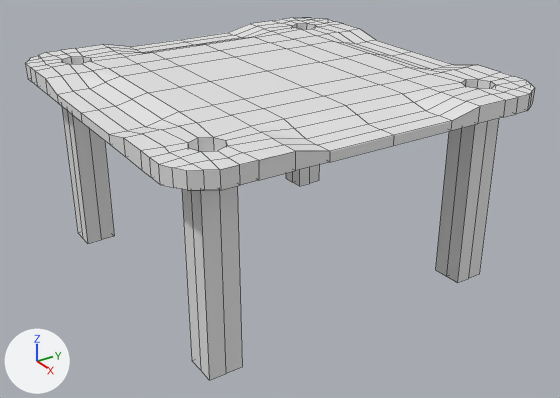
Before and after pictures for a commit that changed the Blender file static/assets/table.blend.
The view is the same before and after, from a camera (50 mm lens) standing at (79.5, -49.8, 26.7) and looking at (2.4, 0.4, -16.6). Every picture has the same lights, and +X, +Y and +Z are marked at lower left. Mesh edges are drawn as thin lines.
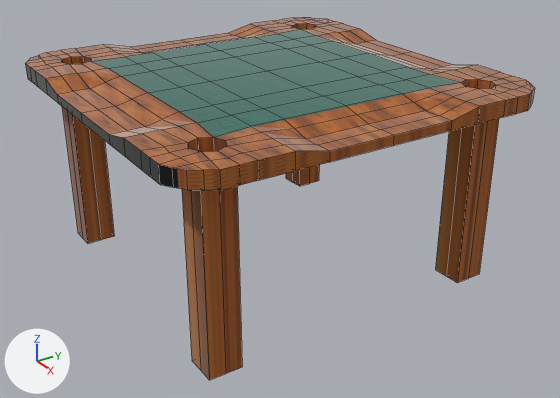
Pixel boxes (x1, y1, x2, y2) of what changed, in the pictures (560 x 398 px):
'Cube', surface changed (white to brown)
    both: (25, 18, 535, 380)

Diff of the bpy script that builds the scene:
```diff
--- a/static/assets/table.blend.py
+++ b/static/assets/table.blend.py
@@ img_table_png @@
+img_table_png = load_image('Table.png', 'Table.png', 1024, 1024, 'sRGB')
@@ ng_gltf_metallic_roughness @@
+ng_gltf_metallic_roughness = bpy.data.node_groups.new('glTF Metallic Roughness', 'ShaderNodeTree')
+# nodes: AddShader, CombineXYZ, Group, Math, Mix, MixShader, NewGeometry, NormalMap, RGB, RGBToBW, SeparateColor, SeparateXYZ, VectorMath
+# colours: white #ffffff, blue #bcbcff
@@ ng_fresnel @@
+ng_fresnel = bpy.data.node_groups.new('Fresnel', 'ShaderNodeTree')
+# nodes: Math, NewGeometry, VectorMath
@@ ng_alphamask @@
+ng_alphamask = bpy.data.node_groups.new('AlphaMask', 'ShaderNodeTree')
+# nodes: BsdfTransparent, Math, MixShader
@@ ng_lambert @@
+ng_lambert = bpy.data.node_groups.new('Lambert', 'ShaderNodeTree')
+# nodes: BsdfDiffuse, Math, Mix
+# colours: white #ffffff
@@ ng_specular @@
+ng_specular = bpy.data.node_groups.new('Specular', 'ShaderNodeTree')
+# nodes: BsdfAnisotropic, Math
+# colours: white #ffffff
@@ ng_occlusion @@
+ng_occlusion = bpy.data.node_groups.new('Occlusion', 'ShaderNodeTree')
+# nodes: BsdfDiffuse, MixShader
+# colours: black #000000
@@ ng_emissive @@
+ng_emissive = bpy.data.node_groups.new('Emissive', 'ShaderNodeTree')
+# nodes: Emission, Mix
+# colours: white #e7e7e7
@@ ng_alphablend @@
+ng_alphablend = bpy.data.node_groups.new('AlphaBlend', 'ShaderNodeTree')
+# nodes: BsdfTransparent, MixShader
@@ mat_material @@
 mat_material = bpy.data.materials.new('Material')
-# nodes: BsdfPrincipled, OutputMaterial
+# nodes: Group, OutputMaterial, TexImage
+# colours: white #ffffff, blue #bcbcff, black #000000
+# uses the picture img_table_png
```
